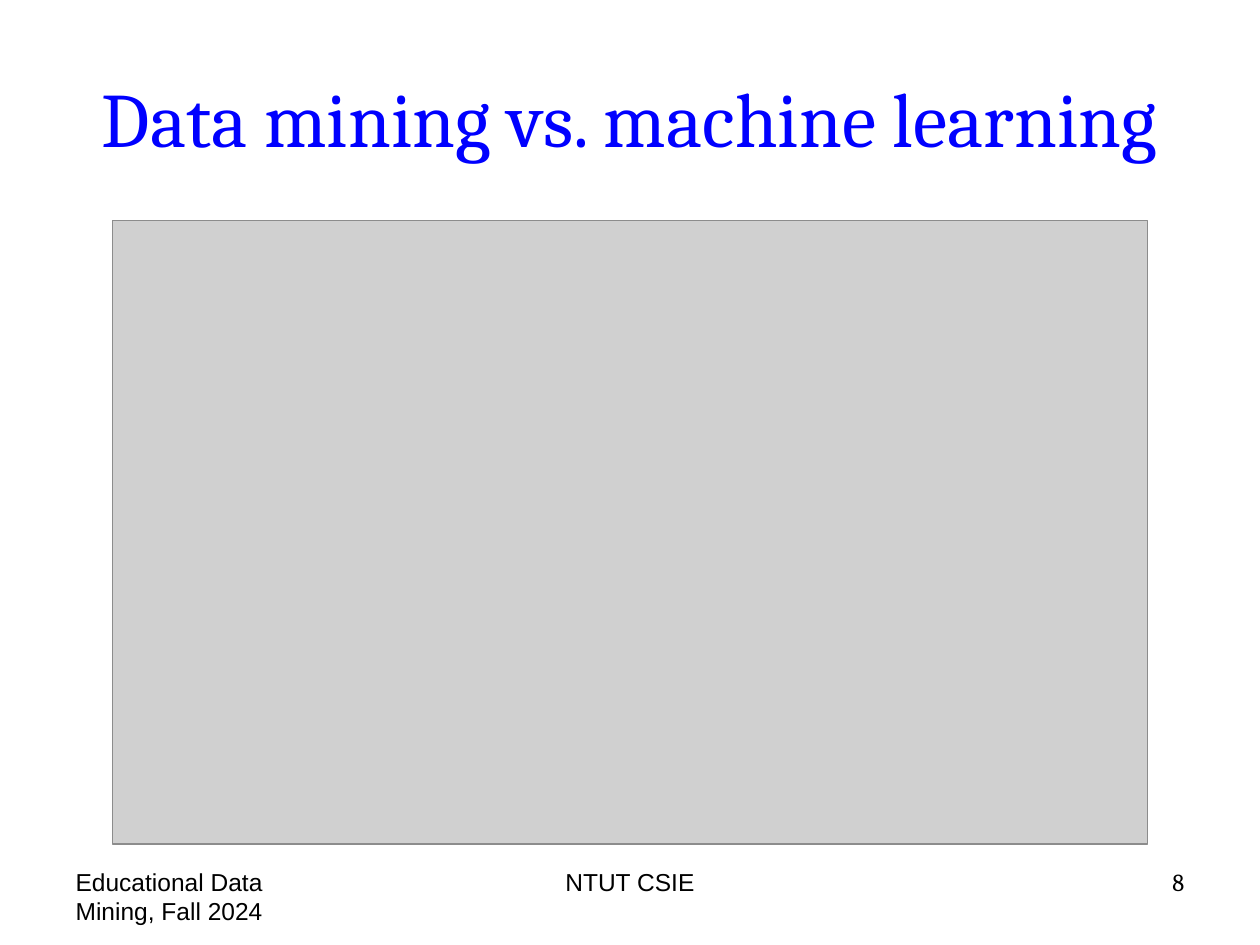
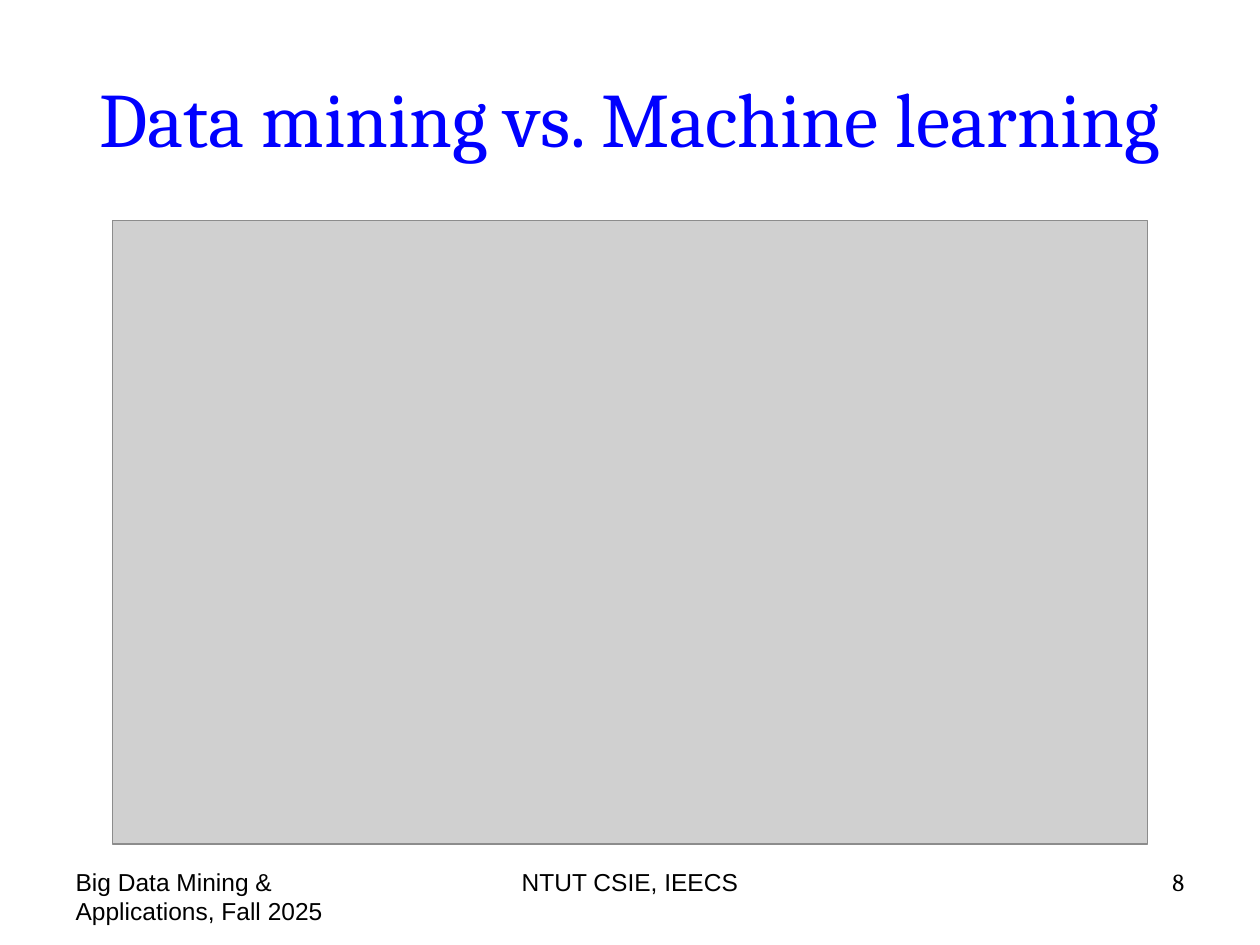
Before and after one commit to chriswjh/chriswjh.github.io, a slide deck: slide 8 of BDM/00-overview.pptx. Drawn at 1260x945 pixels with LibreOffice and Linux fonts; fonts in the diff are those of the drawing; grey boxes stand for pictures. Boxes give left, top, right and bottom in pixels: in the first picture for what was removed or moved away, otherwise in the second. Text is boxed around its words. In the diff, an @@ line names an element or a change of style, - is before the commit and + after.

```diff
--- a/BDM/00-overview.pptx
+++ b/BDM/00-overview.pptx
@@ title at <box>99,93,1160,164</box>: text changed @@
-Data mining vs. machine learning
+Data mining vs. Machine learning
@@ text at <box>76,873,323,925</box>: text changed @@
-Educational Data Mining, Fall 2024
+Big Data Mining & Applications, Fall 2025
@@ text at <box>522,874,738,894</box>: text changed @@
-NTUT CSIE
+NTUT CSIE, IEECS
```
Also in this commit, not shown: 56 other slides changed.
